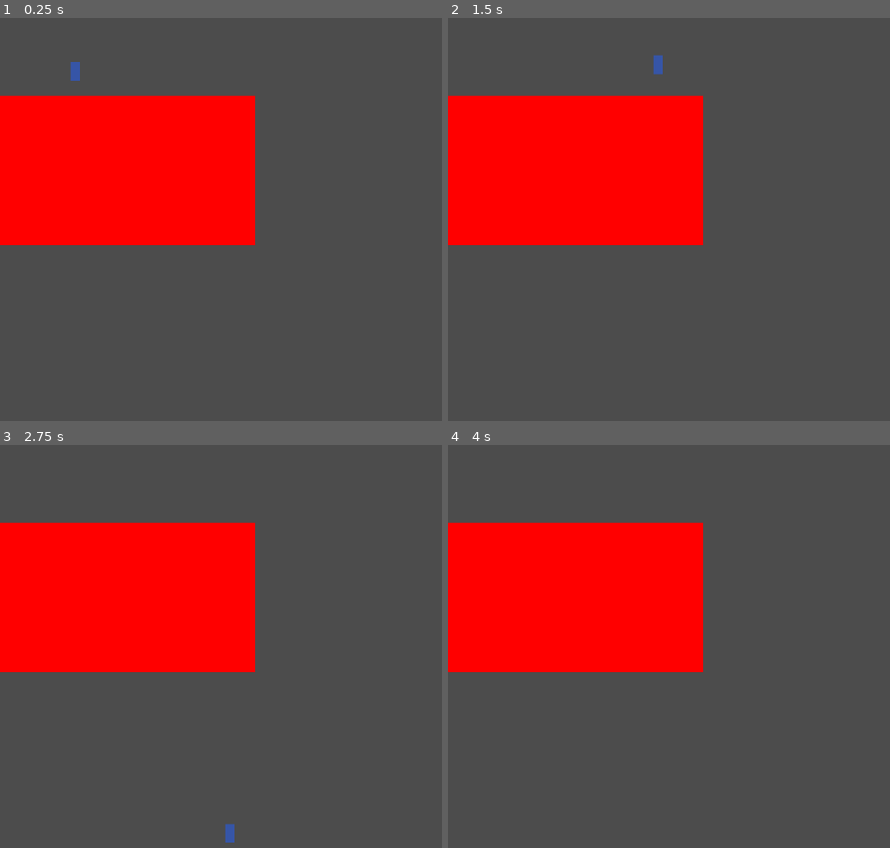
Above: before the commit, frames 1-4 (two rows, left to right).
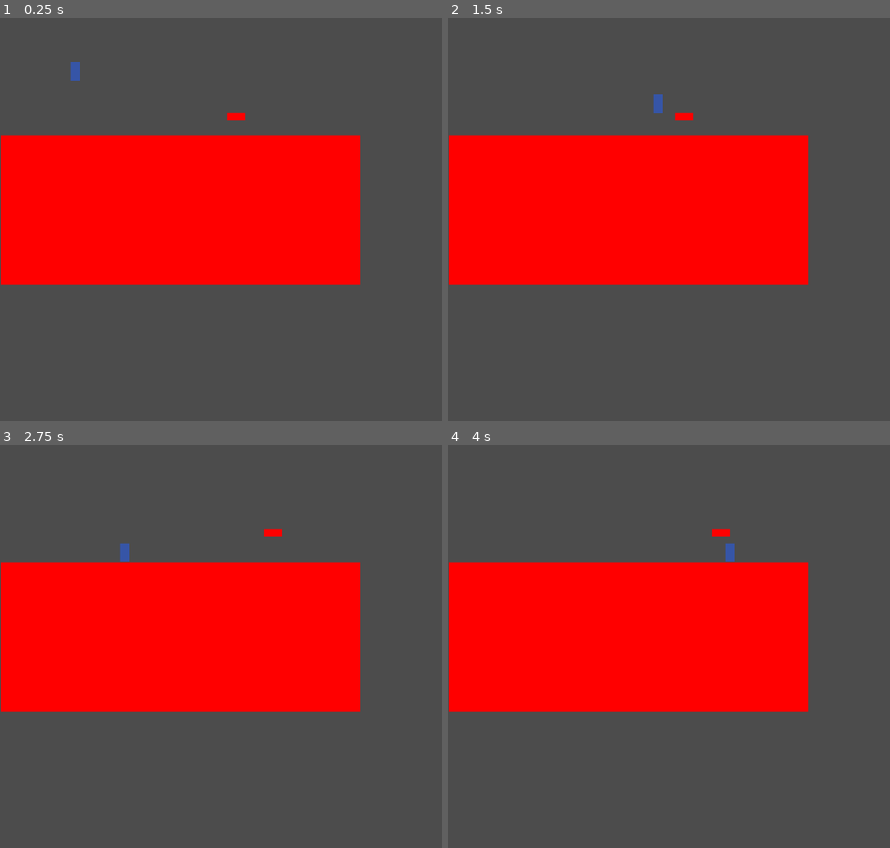
Above: after the commit, the same moments.

Repository: tactical-fluke/MoonJam2022.1
Game: Godot game, scene res://TestScene.tscn
Two runs of this game, one before a commit and one after it. Both use one fixed random seed, a clock stepped at 60 frames per second and the inputs below. The project has no main scene, so this scene is started directly.
Inputs:
- Up to frame 1 (0.25 s): no input
- Up to frame 2 (1.5 s): tap Enter at 0.5 s; hold D (walk_right) from 0.53 s (still down); tap X (switch_plane, bound only after the commit) at 0.6, 1.35 s; tap W (jump) at 0.77 s; tap Space at 1.25 s
- Up to frame 3 (2.75 s): tap W (jump) at 1.52 s; tap Enter at 2 s; release D (walk_right) at 2.03 s; hold Left (walk_left) from 2.03 s (still down); tap X (switch_plane, bound only after the commit) at 2.1 s
- Up to frame 4 (4 s): release Left (walk_left) at 2.78 s; hold D (walk_right) from 2.78 s (still down); tap X (switch_plane, bound only after the commit) at 2.85, 3.6 s; tap W (jump) at 3.02, 3.77 s

The runs differ from the first frame. In frame 1, 20% of the frame differs, in the area x 0-82%, y 19-67%; in frame 2, 21%; in frame 3, 21%, in the area x 0-82%, y 19-99%; in frame 4, 21%.

Commit message:
Add basic plane/layer switching

Diff:
--- /dev/null
+++ b/PlaneManager.gd
@@ -0,0 +1,10 @@
+extends Node
+
+signal switched_plane(plane)
+
+export var plane = 0
+
+func _process(delta):
+	if Input.is_action_just_pressed("switch_plane"):
+		plane = 0 if plane == 1 else 1
+		emit_signal("switched_plane", plane)
--- /dev/null
+++ b/PlaneManager.tscn
@@ -0,0 +1,6 @@
+[gd_scene load_steps=2 format=2]
+
+[ext_resource path="res://PlaneManager.gd" type="Script" id=1]
+
+[node name="PlaneManager" type="Node"]
+script = ExtResource( 1 )
--- /dev/null
+++ b/Platform.gd
@@ -0,0 +1,27 @@
+extends StaticBody2D
+
+export (int, 0, 1) var enabled_plane = 0
+
+export (bool) var switchable
+
+var plane_manager
+
+# Called when the node enters the scene tree for the first time.
+func _ready():
+	if switchable:
+		plane_manager = get_node("/root/root/PlaneManager")
+		if plane_manager != null:
+			plane_manager.connect("switched_plane", self, "_on_plane_switched")
+		else:
+			print("Could not find the PlaneManager")
+
+		_on_plane_switched(0)
+
+
+func _on_plane_switched(plane):
+	if plane != enabled_plane:
+		$CollisionShape2D.call_deferred("set_disabled", true)
+		hide()
+	else:
+		$CollisionShape2D.call("set_disabled", false)
+		show()
--- a/Platform.tscn
+++ b/Platform.tscn
@@ -1,9 +1,12 @@
-[gd_scene load_steps=2 format=2]
+[gd_scene load_steps=3 format=2]
+
+[ext_resource path="res://Platform.gd" type="Script" id=1]
 
 [sub_resource type="RectangleShape2D" id=1]
 extents = Vector2( 24, 10 )
 
 [node name="Platform" type="StaticBody2D"]
+script = ExtResource( 1 )
 
 [node name="CollisionShape2D" type="CollisionShape2D" parent="."]
 shape = SubResource( 1 )
--- a/TestScene.tscn
+++ b/TestScene.tscn
@@ -1,13 +1,25 @@
-[gd_scene load_steps=3 format=2]
+[gd_scene load_steps=4 format=2]
 
 [ext_resource path="res://Platform.tscn" type="PackedScene" id=1]
 [ext_resource path="res://Player.tscn" type="PackedScene" id=2]
+[ext_resource path="res://PlaneManager.tscn" type="PackedScene" id=3]
 
-[node name="Node2D" type="Node2D"]
+[node name="root" type="Node2D"]
+
+[node name="PlaneManager" parent="." instance=ExtResource( 3 )]
 
 [node name="Platform" parent="." instance=ExtResource( 1 )]
-position = Vector2( 202, 408 )
+position = Vector2( 482, 513 )
 scale = Vector2( 20, 20 )
 
 [node name="Player" parent="." instance=ExtResource( 2 )]
 position = Vector2( 202, 78 )
+
+[node name="Platform2" parent="." instance=ExtResource( 1 )]
+position = Vector2( 630, 264 )
+switchable = true
+
+[node name="Platform3" parent="." instance=ExtResource( 1 )]
+position = Vector2( 729, 235 )
+enabled_plane = 1
+switchable = true
--- a/project.godot
+++ b/project.godot
@@ -41,6 +41,12 @@
 , Object(InputEventKey,"resource_local_to_scene":false,"resource_name":"","device":0,"alt":false,"shift":false,"control":false,"meta":false,"command":false,"pressed":false,"scancode":32,"physical_scancode":0,"unicode":0,"echo":false,"script":null)
  ]
 }
+switch_plane={
+"deadzone": 0.5,
+"events": [ Object(InputEventKey,"resource_local_to_scene":false,"resource_name":"","device":0,"alt":false,"shift":false,"control":false,"meta":false,"command":false,"pressed":false,"scancode":88,"physical_scancode":0,"unicode":0,"echo":false,"script":null)
+, Object(InputEventKey,"resource_local_to_scene":false,"resource_name":"","device":0,"alt":false,"shift":false,"control":false,"meta":false,"command":false,"pressed":false,"scancode":16777350,"physical_scancode":0,"unicode":0,"echo":false,"script":null)
+ ]
+}
 
 [physics]
 
